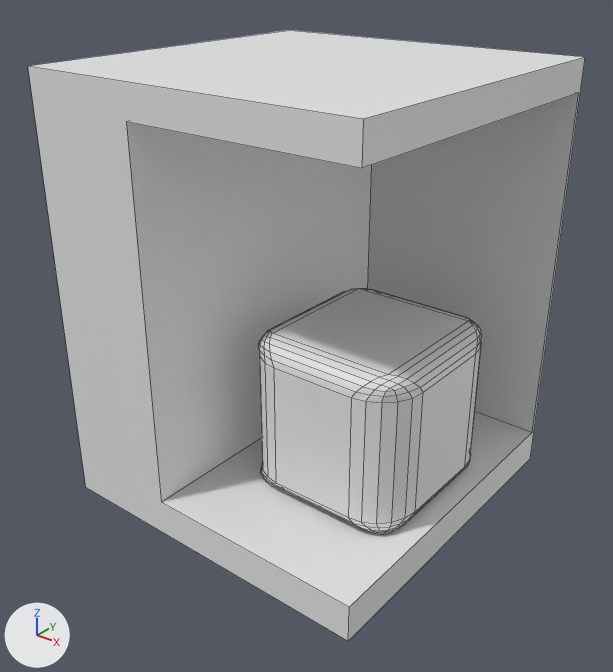
Before and after pictures for a commit that changed the Blender file BlenderModels/GasStation/Interior/CoffeeMachine.blend.
Rendered twice from a camera (50 mm lens) standing at (0.551, -0.704, 0.625) and looking at (0.007, -0.023, 0.203). Every picture has the same lights, and +X, +Y and +Z are marked at lower left. The picture after the commit comes second. Mesh edges are drawn as thin lines.

The first picture shows 'CoffeeMachine', 'CoffeeMachine.002'.
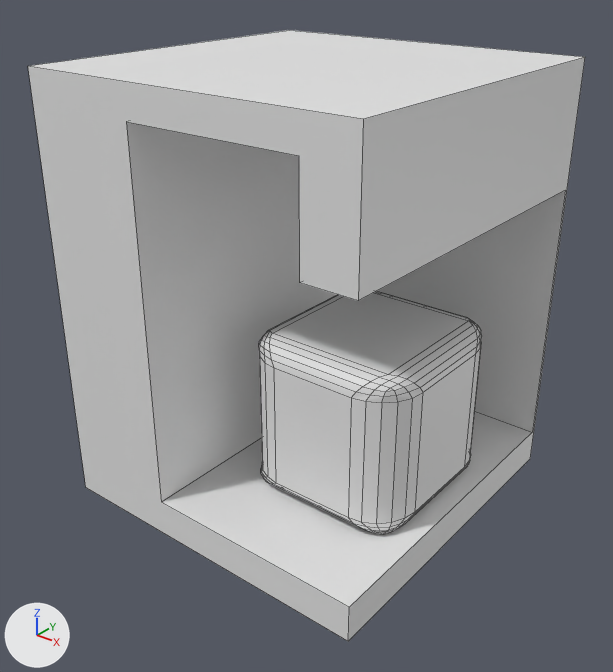
ob_coffeemachine_001 is not drawn itself; it is used by a modifier of ob_coffeemachine.

Where the change shows, as pixel boxes [x1, y1, x2, y2] in the pictures (613 x 672 px):
'CoffeeMachine', modifiers changed
    both: [28, 30, 585, 641]

Patch to the scene script:
```diff
--- a/BlenderModels/GasStation/Interior/CoffeeMachine.blend.py
+++ b/BlenderModels/GasStation/Interior/CoffeeMachine.blend.py
@@ ob_coffeemachine_001 @@
 ob_coffeemachine_001.scale = (0.158, 0.2, 0.21)
+_m = ob_coffeemachine_001.modifiers.new('Boolean', 'BOOLEAN')
+_m.object = ob_coffeemachine_003
 ob_coffeemachine_001.hide_set(True)
@@ ob_coffeemachine_003 @@
+ob_coffeemachine_003 = bpy.data.objects.new('CoffeeMachine.003', me_cube)
+ob_coffeemachine_003.location = (0.172, -0.005, 0.416)
+ob_coffeemachine_003.scale = (0.0307, 0.2, 0.0573)
+ob_coffeemachine_003.hide_set(True)
```
